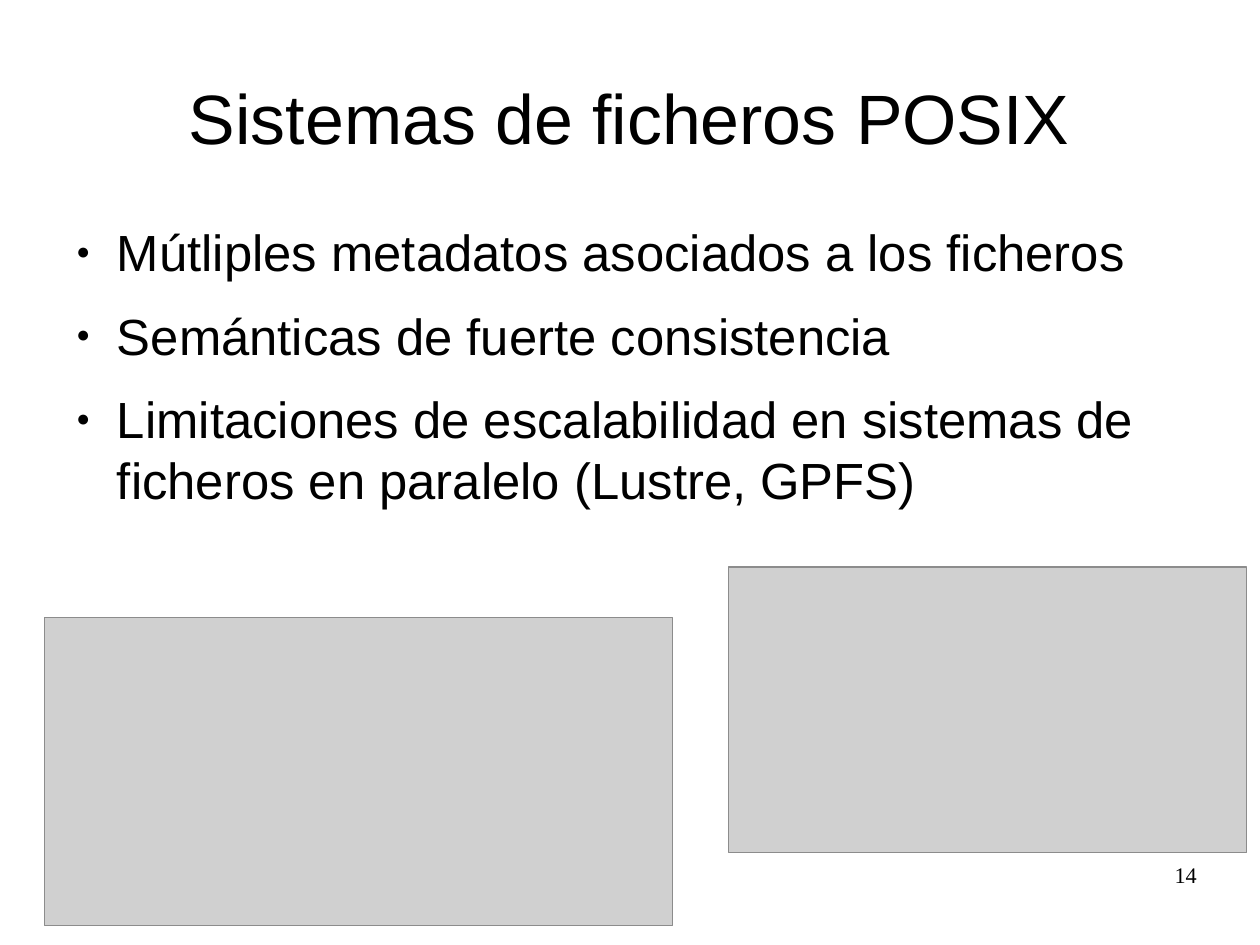
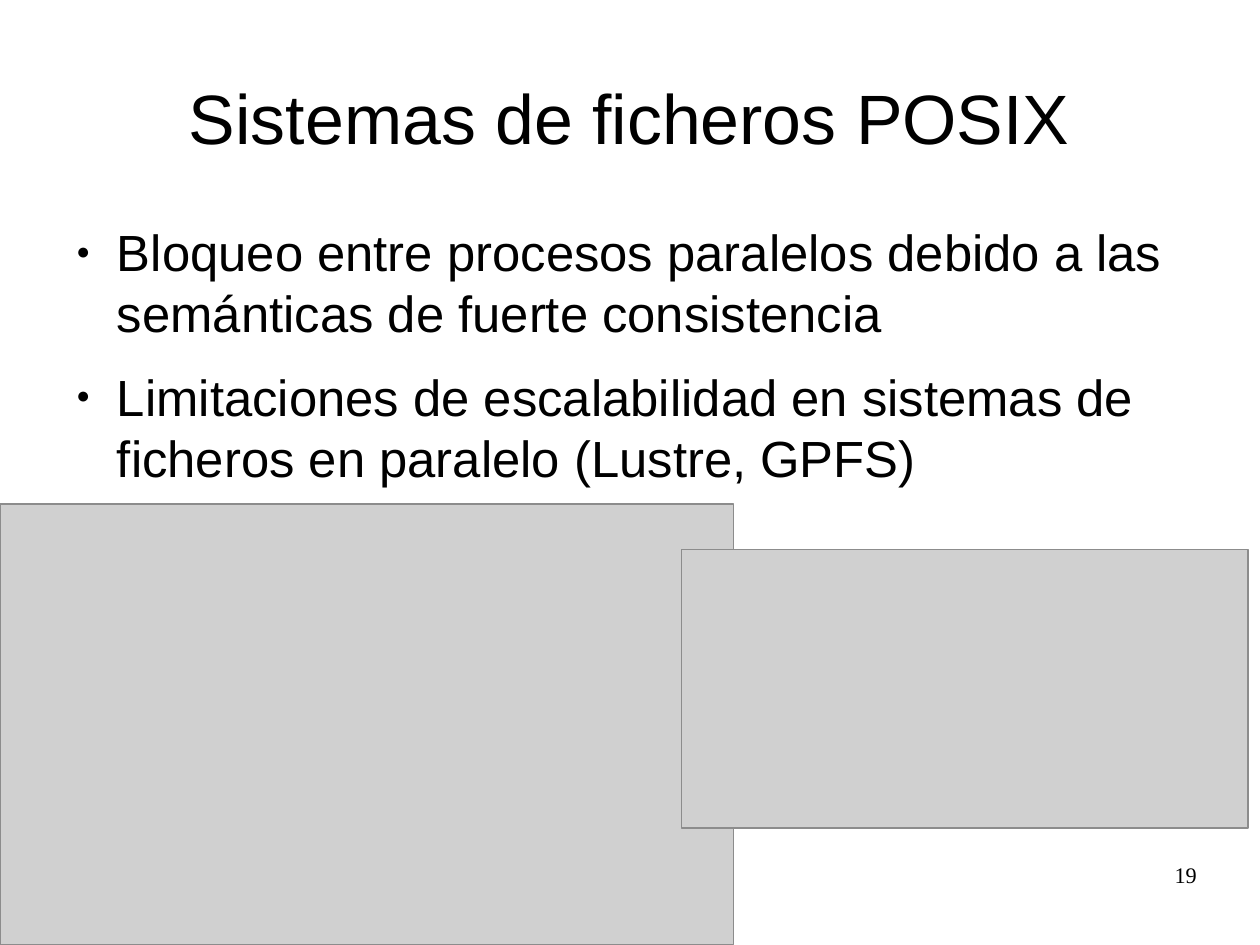
Before and after one commit to zequihg50/tfm, a slide deck: slide 19 of presentacion.odp (slide 14 before the commit). Drawn at 1260x945 pixels with LibreOffice and Linux fonts; fonts in the diff are those of the drawing; grey boxes stand for pictures. Boxes give left, top, right and bottom in pixels: in the first picture for what was removed or moved away, otherwise in the second. Text is boxed around its words. In the diff, an @@ line names an element or a change of style, - is before the commit and + after.

```diff
--- a/presentacion.odp
+++ b/presentacion.odp
@@ text at <box>117,234,1161,333</box>: text changed @@
-● Mútliples metadatos asociados a los ficheros
-● Semánticas de fuerte consistencia
+● Bloqueo entre procesos paralelos debido a las semánticas de fuerte consistencia
@@ picture: place and size @@
-picture at <box>45,617,673,926</box>
+picture at <box>0,504,734,945</box>
@@ picture: place and size @@
-picture at <box>729,567,1247,853</box>
+picture at <box>681,550,1249,829</box>
@@ page number at <box>1175,868,1197,884</box>: text changed @@
-14
+19
```
Also in this commit, not shown: 15 other slides changed, 8 slides added.
